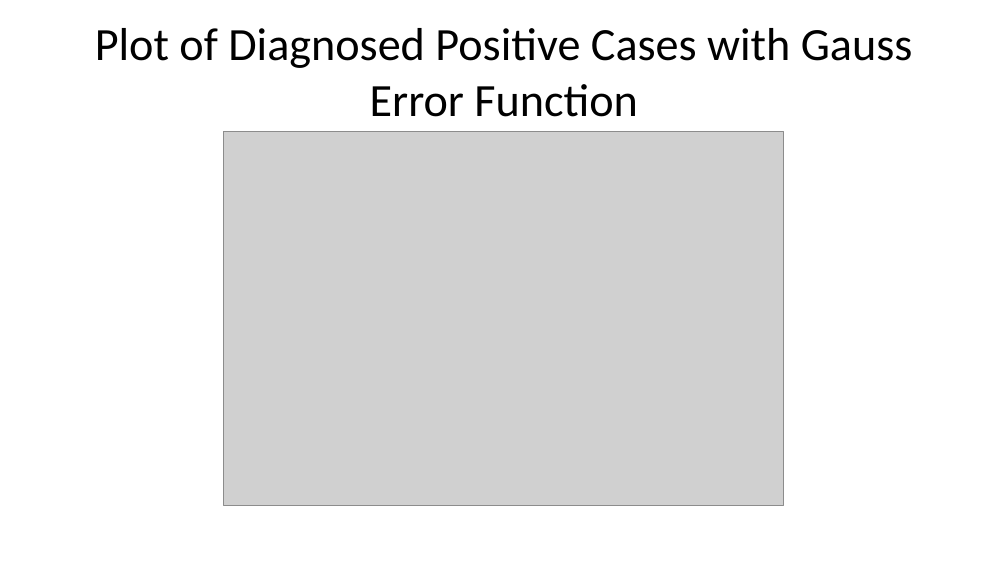
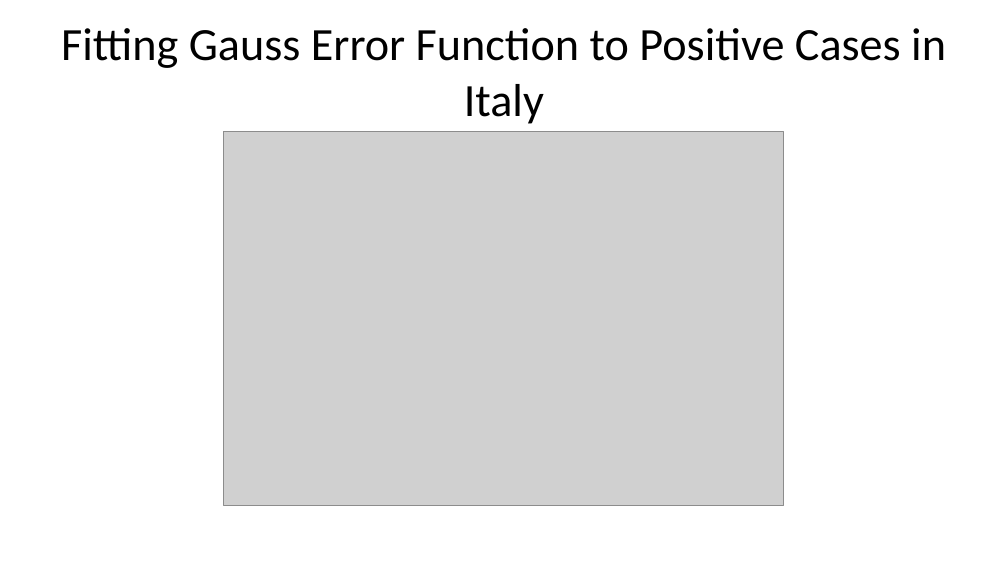
Before and after one commit to austinlackey/covid-simulations, a slide deck: slide 13 of main.pptx (slide 15 before the commit). Drawn at 1008x567 pixels with LibreOffice and Linux fonts; fonts in the diff are those of the drawing; grey boxes stand for pictures. Boxes give left, top, right and bottom in pixels: in the first picture for what was removed or moved away, otherwise in the second. Text is boxed around its words. In the diff, an @@ line names an element or a change of style, - is before the commit and + after.

```diff
--- a/main.pptx
+++ b/main.pptx
@@ title at (61,28,946,124): text changed @@
-Plot of Diagnosed Positive Cases with Gauss Error Function
+Fitting Gauss Error Function to Positive Cases in Italy
```
Also in this commit, not shown: 5 other slides changed, 4 slides added, 1 slide removed, 1 other file.
